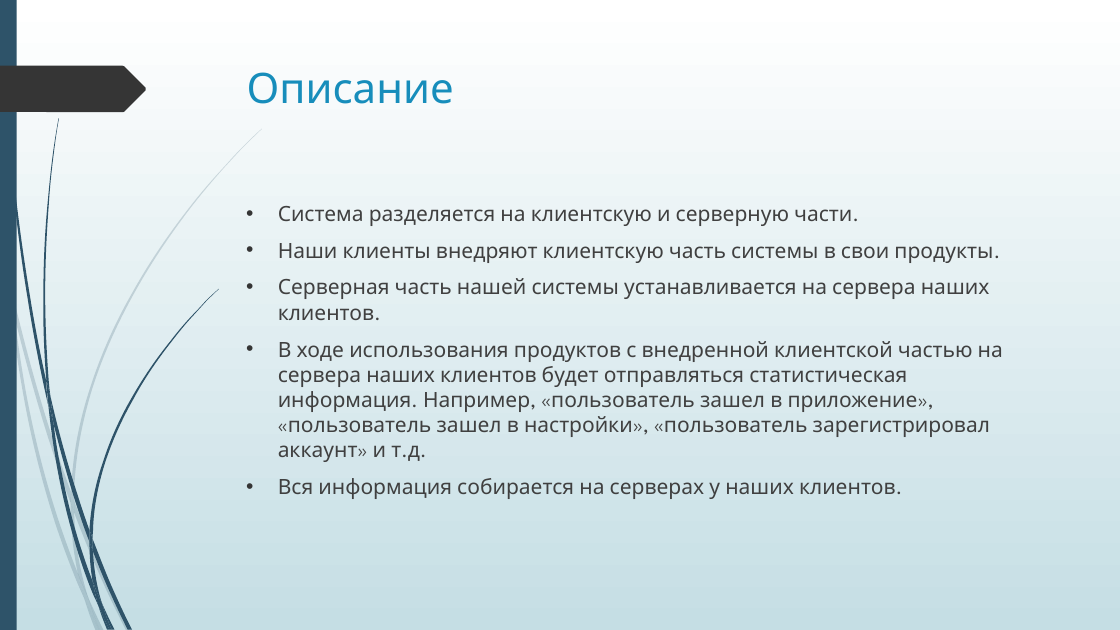
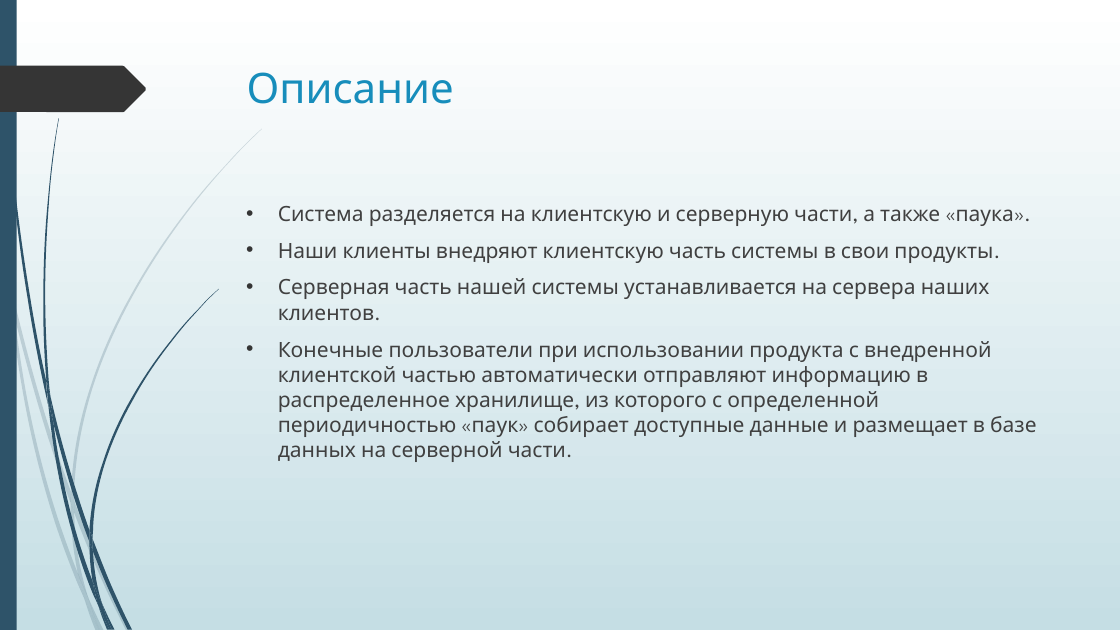
Before and after one commit to AlexanderLutsenko/is-2015-4g-2s, a slide deck: slide 4 of TopTeam-Kor-Kan-Kra/AnalyticalFramework.pptx (slide 3 before the commit). Drawn at 1120x630 pixels with LibreOffice and Linux fonts; fonts in the diff are those of the drawing. Boxes give left, top, right and bottom in pixels: in the first picture for what was removed or moved away, otherwise in the second. Text is boxed around its words. In the diff, an @@ line names an element or a change of style, - is before the commit and + after.

```diff
--- a/TopTeam-Kor-Kan-Kra/AnalyticalFramework.pptx
+++ b/TopTeam-Kor-Kan-Kra/AnalyticalFramework.pptx
@@ text at bbox=[278, 206, 1015, 226]: text changed @@
-• Система разделяется на клиентскую и серверную части.
+• Система разделяется на клиентскую и серверную части, а также «паука».
@@ text at bbox=[278, 341, 1037, 462]: text changed @@
-• В ходе использования продуктов с внедренной клиентской частью на сервера наших клиентов будет отправляться статистическая информация. Например, «пользователь зашел в приложение», «пользователь зашел в настройки», «пользователь зарегистрировал аккаунт» и т.д.
-• Вся информация собирается на серверах у наших клиентов.
+• Конечные пользователи при использовании продукта с внедренной клиентской частью автоматически отправляют информацию в распределенное хранилище, из которого с определенной периодичностью «паук» собирает доступные данные и размещает в базе данных на серверной части.
```
Also in this commit, not shown: 1 other slide changed, 1 slide added, 2 other files.
